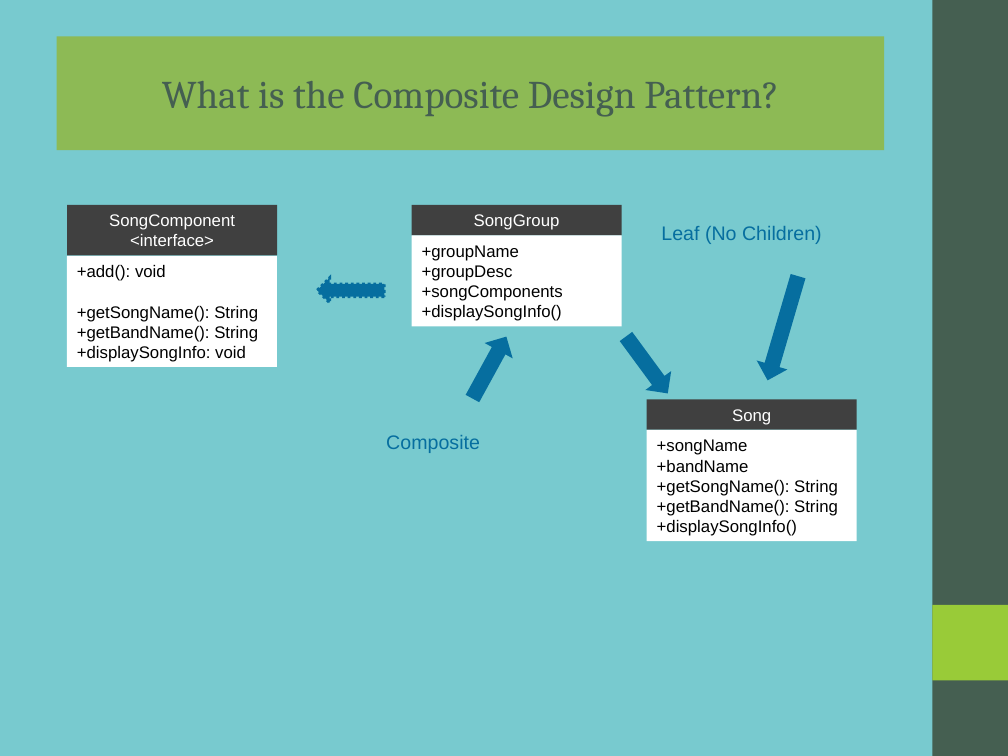
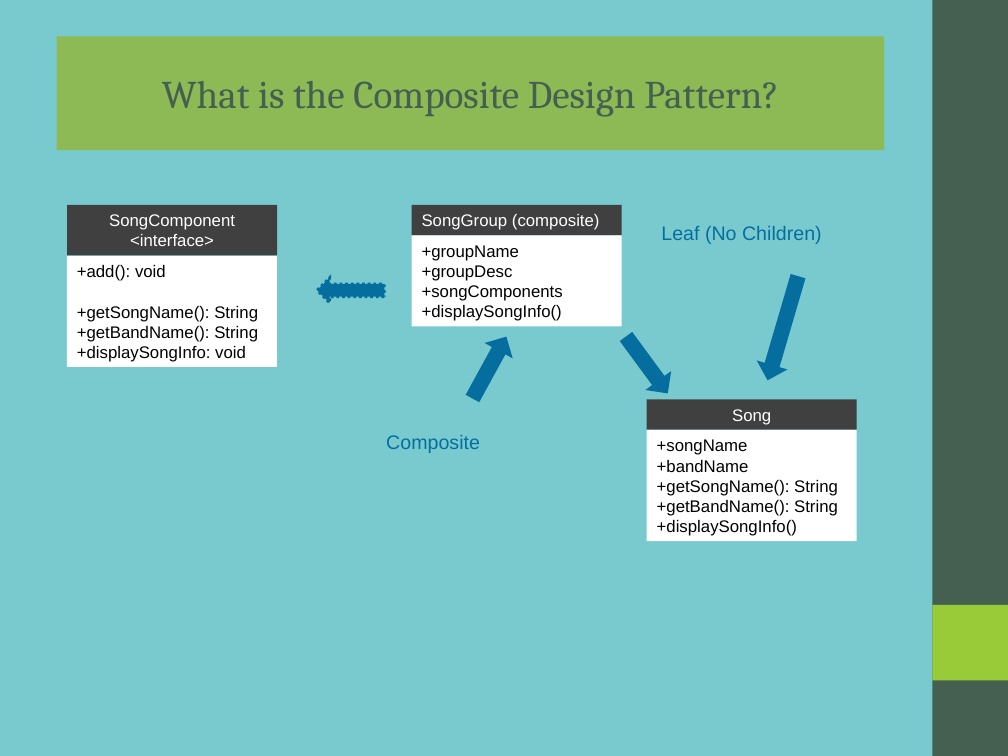
Before and after one commit to rzuniga64/java, a slide deck: slide 2 of design_patterns/src/composite/docs/composite.ppt. Drawn at 1008x756 pixels with LibreOffice and Linux fonts; fonts in the diff are those of the drawing. Boxes give left, top, right and bottom in pixels: in the first picture for what was removed or moved away, otherwise in the second. Text is boxed around its words. In the diff, an @@ line names an element or a change of style, - is before the commit and + after.

```diff
--- a/design_patterns/src/composite/docs/composite.ppt
+++ b/design_patterns/src/composite/docs/composite.ppt
@@ text in rectangle at (422, 214, 600, 230): text changed @@
-SongGroup
+SongGroup (composite)
```
Also in this commit, not shown: 1 other slide changed, 6 other files.
